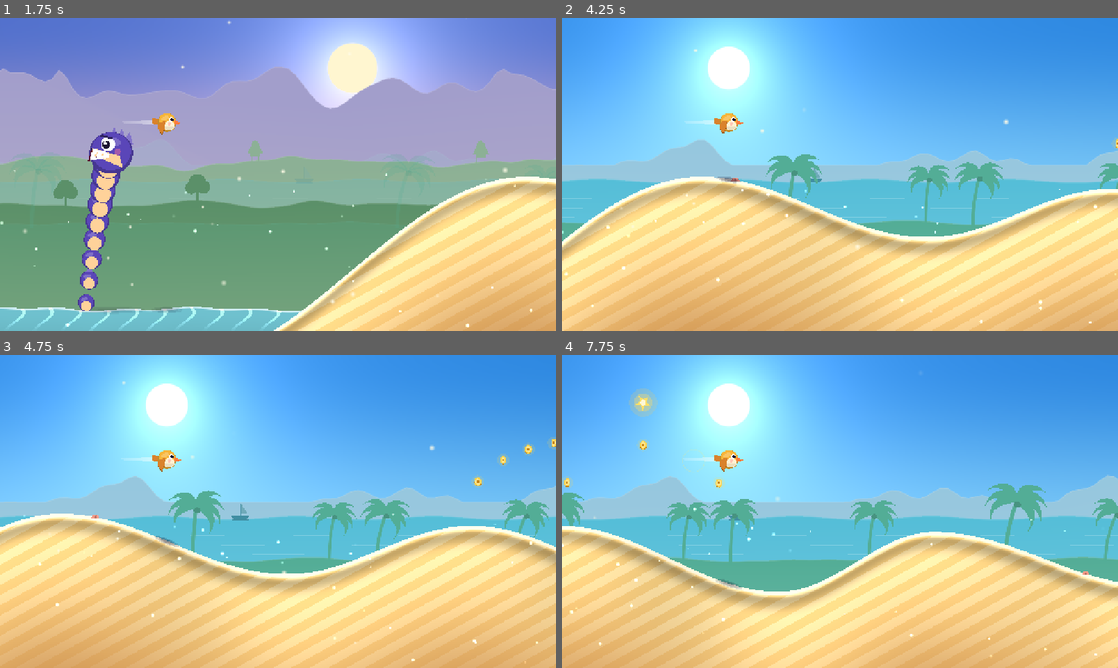
Above: before the commit, frames 1-4 (two rows, left to right).
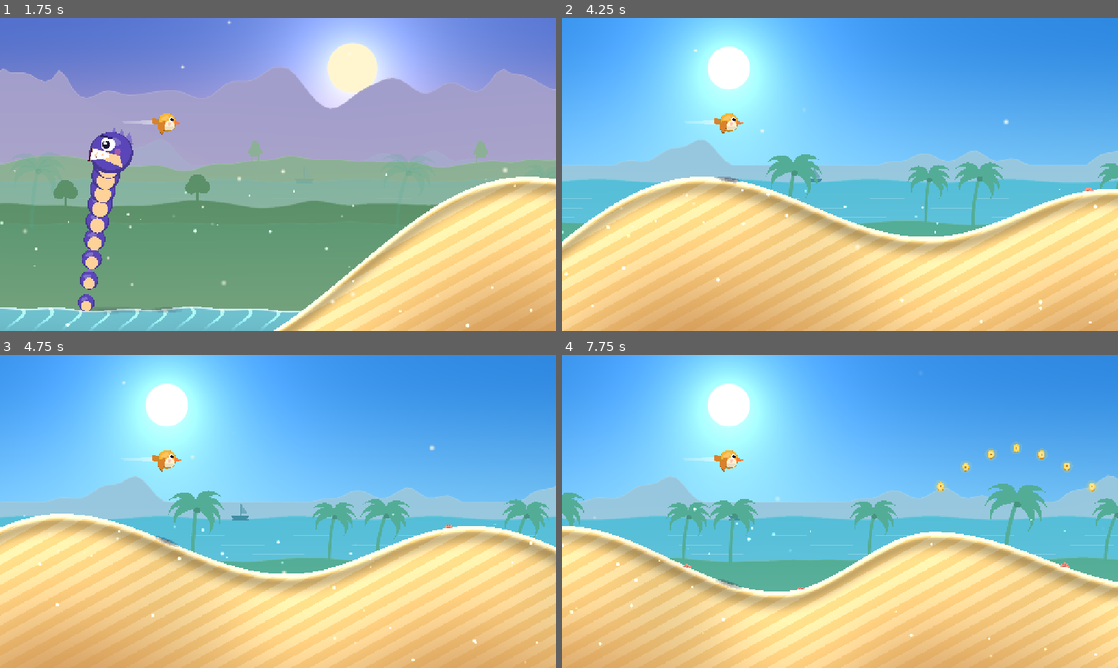
Above: after the commit, the same moments.

Repository: lutfidev/layang
Game: Godot game, scene res://tests/monster_shot.tscn
Same seed, same stepped clock (60 frames per second), same inputs: the game is played once before the commit and once after it. This scene is started directly instead of the project's main scene.
Inputs (mouse positions are in pixels of both pictures, inside the frame that each line leads up to):
- Up to frame 1 (1.75 s): move the mouse to (250, 237) at 0.52 s; hold Space (fly) 0.53-1.28 s; hold Up from 0.53 s (still down); click (250, 237) at 0.67 s; move the mouse to (444, 221) at 1.27 s; tap Space (fly) at 1.35 s
- Up to frame 2 (4.25 s): move the mouse to (673, 127) at 2.02 s; release Up at 2.03 s; hold Space (fly) 2.03-2.78 s; move the mouse to (867, 174) at 2.77 s; tap Space (fly) at 2.85 s; click (867, 174) at 2.92 s; move the mouse to (756, 96) at 3.52 s; hold Space (fly) from 3.53 s (still down)
- Up to frame 3 (4.75 s): move the mouse to (400, 495) at 4.27 s; release Space (fly) at 4.28 s; hold Up from 4.28 s (still down); tap Space (fly) at 4.35 s
- Up to frame 4 (7.75 s): keep holding Up; move the mouse to (728, 527) at 5.02 s; hold Space (fly) 5.03-5.78 s; click (728, 527) at 5.17 s; move the mouse to (895, 442) at 5.77 s; tap Space (fly) at 5.85, 7.35 s; move the mouse to (812, 574) at 6.52 s; hold Space (fly) 6.53-7.28 s; move the mouse to (1006, 558) at 7.27 s; click (1006, 558) at 7.42 s

Frame 1 is identical in both runs. In frame 2, less than 0.1% of the frame differs, in the area x 30-100%, y 38-56%; in frame 3, 0.3%; in frame 4, 1.1%, in the area x 0-97%, y 10-75%.

Commit message:
feat(world): bays in Pantai valleys, bay water is not sea

Diff:
--- a/scripts/world/terrain.gd
+++ b/scripts/world/terrain.gd
@@ -7,6 +7,17 @@
 const SEA_FLOOR := 470.0
 const WATER_Y := 300.0
 const SAMPLE := 14.0
+# Pantai bays: water-filled valleys with a launch lip before them (see Bird.LIP_KICK)
+const BAYS_PER_ISLAND := 3
+const BAY_VALLEY_Y := 60.0
+const LIP_Y := -60.0
+const LIP_RAMP := 480.0
+const BAY_FLOOR_Y := 380.0
+const BAY_HALF := 300.0
+const BANK_Y := 40.0
+const KICK_BEFORE := 40.0
+const KICK_AFTER := 10.0
+const NEXT_BAY_MARGIN := 70.0   # = Wave.WAVE_HALF
 
 var run_seed: int = 1
 var start_island: int = 0
@@ -18,6 +29,8 @@
 var boundaries := PackedFloat32Array()
 var island_finish := PackedFloat32Array()   # x of each island's gapura peak
 var props: Array = []                         # [{x, kind, island, s}]
+## Pantai bays, sorted by x: {lip_x, mid, water_x0, water_x1, bank_x, island}
+var bays: Array = []
 
 var coins: CoinField
 var _islands_generated := 0
@@ -74,8 +87,65 @@
 	return keys_y[i] + (keys_y[i + 1] - keys_y[i]) * (1.0 - cos(PI * t)) * 0.5
 
 
+## Any water: the sea between islands or a Pantai bay.
+func is_water_at(x: float) -> bool:
+	return height_at(x) > WATER_Y
+
+
+## The sea between islands (not a bay).
 func is_sea_at(x: float) -> bool:
-	return height_at(x) > WATER_Y
+	return is_water_at(x) and bay_at(x) < 0
+
+
+## Index of the bay whose water covers x, or -1.
+func bay_at(x: float) -> int:
+	for i in bays.size():
+		var b: Dictionary = bays[i]
+		if x >= b.water_x0 and x <= b.water_x1:
+			return i
+	return -1
+
+
+## The first bay the bird at x has not fully passed yet, or -1.
+func next_bay(x: float) -> int:
+	for i in bays.size():
+		if bays[i].water_x1 + NEXT_BAY_MARGIN > x:
+			return i
+	return -1
+
+
+## True on the launch zone at the top of a bay's lip.
+func kick_at(x: float) -> bool:
+	for b in bays:
+		if x >= b.lip_x - KICK_BEFORE and x <= b.lip_x + KICK_AFTER:
+			return true
+	return false
+
+
+## True on the far bank of a bay, where a landing never counts as a bonk.
+func soft_landing_at(x: float) -> bool:
+	for b in bays:
+		if x >= b.water_x1 and x <= b.bank_x:
+			return true
+	return false
+
+
+## Picks BAYS_PER_ISLAND hill indices in [2, hills-1], sorted, never two in a row.
+static func pick_bay_hills(hills: int, rng: RandomNumberGenerator) -> Array[int]:
+	var picked: Array[int] = []
+	while picked.size() != BAYS_PER_ISLAND:
+		picked.clear()
+		var pool: Array[int] = []
+		for h in range(2, hills):
+			pool.append(h)
+		while picked.size() < BAYS_PER_ISLAND and not pool.is_empty():
+			var h: int = pool[rng.randi_range(0, pool.size() - 1)]
+			picked.append(h)
+			pool.erase(h)
+			pool.erase(h - 1)
+			pool.erase(h + 1)
+	picked.sort()
+	return picked
 
 
 func slope_at(x: float) -> float:
@@ -143,10 +213,19 @@
 		var lx := keys_x[keys_x.size() - 1]
 		_add_key(Vector2(lx + 1100.0, -110.0 * amp), k)
 
+	var bay_hills: Array[int] = []
+	if biome.id == "pantai":
+		var bay_rng := RandomNumberGenerator.new()
+		bay_rng.seed = run_seed * 6151 + k * 92821
+		bay_hills = pick_bay_hills(hills, bay_rng)
+
 	var hill_start_key := keys_x.size() - 1
 	for h in hills:
 		var lx := keys_x[keys_x.size() - 1]
 		var vx := lx + rng.randf_range(440.0, 720.0) * wid
+		if h in bay_hills:
+			_add_bay(vx, k, biome)
+			continue
 		var vy := rng.randf_range(60.0, 150.0) * amp
 		_add_key(Vector2(vx, vy), k)
 		var px := vx + rng.randf_range(420.0, 700.0) * wid
@@ -173,6 +252,24 @@
 
 	_place_items(k, hill_start_key, keys_x.size() - 3, rng, biome)
 	_islands_generated += 1
+
+
+func _add_bay(valley_x: float, k: int, biome: Dictionary) -> void:
+	var lip_x := valley_x + LIP_RAMP
+	var floor_x := lip_x + BAY_HALF
+	var bank_x := floor_x + BAY_HALF
+	_add_key(Vector2(valley_x, BAY_VALLEY_Y), k)
+	_add_key(Vector2(lip_x, LIP_Y), k)
+	_add_key(Vector2(floor_x, BAY_FLOOR_Y), k)
+	_add_key(Vector2(bank_x, BANK_Y), k)
+	var x0 := lip_x
+	while height_at(x0) <= WATER_Y:
+		x0 += 2.0
+	var x1 := floor_x
+	while height_at(x1) > WATER_Y:
+		x1 += 2.0
+	bays.append({"lip_x": lip_x, "mid": floor_x, "water_x0": x0, "water_x1": x1 - 2.0, "bank_x": bank_x, "island": k})
+	_build_water(lip_x, bank_x, biome)
 
 
 func _place_items(k: int, first_key: int, last_key: int, rng: RandomNumberGenerator, biome: Dictionary) -> void:
@@ -188,6 +285,8 @@
 			for j in 6:
 				var t := 0.22 + j * 0.1
 				var x := lerpf(x0, x1, t)
+				if is_water_at(x):
+					continue
 				coins.add_item(Vector2(x, height_at(x) - 38.0), CoinField.COIN)
 		elif (not downhill) and roll < 0.3:
 			var cx := x1 + 260.0
@@ -203,6 +302,8 @@
 		for j in n:
 			if rng.randf() < 0.55:
 				var px := lerpf(x0, x1, rng.randf_range(0.1, 0.9))
+				if is_water_at(px):
+					continue
 				props.append({"x": px, "kind": prop_kind, "island": k, "s": rng.randf_range(0.8, 1.3)})
 		i += 1
 
--- /dev/null
+++ b/tests/test_bays.gd
@@ -0,0 +1,88 @@
+extends RefCounted
+## Pantai bays (water-filled valleys), the launch lip before them and the beach wave.
+
+var runner: Node
+const DT := 1.0 / 120.0
+const SEEDS := [4242, 7, 99]
+
+
+func _world(seed_value: int, first_island: int = 1, hazards: bool = true) -> World:
+	var w := World.new()
+	w.autoplay = false
+	w.running = true
+	w.input_enabled = false
+	w.run_seed = seed_value
+	w.start_island = first_island
+	w.hazards = hazards
+	runner.add_child(w)
+	return w
+
+
+func _free(w: World) -> void:
+	runner.remove_child(w)
+	w.free()
+
+
+func test_pick_bay_hills_rule() -> String:
+	for s in range(1, 201):
+		for hills in range(9, 16):
+			var rng := RandomNumberGenerator.new()
+			rng.seed = s
+			var b: Array[int] = Terrain.pick_bay_hills(hills, rng)
+			if b.size() != Terrain.BAYS_PER_ISLAND:
+				return "seed %d hills %d: size %d" % [s, hills, b.size()]
+			for i in b.size():
+				if b[i] < 2 or b[i] > hills - 1:
+					return "seed %d hills %d: out of range %s" % [s, hills, b]
+				if i > 0 and b[i] - b[i - 1] < 2:
+					return "seed %d hills %d: not sorted/consecutive %s" % [s, hills, b]
+	return ""
+
+
+func test_bays_only_on_pantai() -> String:
+	var w := _world(4242, 0)
+	var bays: Array = w.terrain.bays
+	if bays.size() != Terrain.BAYS_PER_ISLAND:
+		return "start 0: %d bays" % bays.size()
+	for b in bays:
+		if int(b.island) != 1:
+			return "start 0: bay on island %d" % int(b.island)
+	_free(w)
+	w = _world(4242, 1)
+	for b in w.terrain.bays:
+		if int(b.island) != 0:
+			return "start 1: bay on island %d" % int(b.island)
+	return "" if w.terrain.bays.size() == Terrain.BAYS_PER_ISLAND else "start 1: %d bays" % w.terrain.bays.size()
+
+
+func test_bay_water_is_not_sea() -> String:
+	for s in SEEDS:
+		var w := _world(s)
+		var t := w.terrain
+		if t.boundaries.size() != 2:
+			return "seed %d: boundaries %d" % [s, t.boundaries.size()]
+		for i in t.bays.size():
+			var b: Dictionary = t.bays[i]
+			if not t.is_water_at(b.mid) or t.is_sea_at(b.mid) or t.bay_at(b.mid) != i:
+				return "seed %d bay %d: mid water=%s sea=%s bay_at=%d" % [s, i, t.is_water_at(b.mid), t.is_sea_at(b.mid), t.bay_at(b.mid)]
+			if absf(t.height_at(b.lip_x) - Terrain.LIP_Y) > 0.01:
+				return "seed %d bay %d: lip height %f" % [s, i, t.height_at(b.lip_x)]
+			if t.is_water_at(b.water_x0 - 10.0) or t.is_water_at(b.water_x1 + 10.0):
+				return "seed %d bay %d: water range too small" % [s, i]
+		_free(w)
+	return ""
+
+
+func test_no_ground_coins_or_props_in_bay() -> String:
+	for s in SEEDS:
+		var w := _world(s)
+		for b in w.terrain.bays:
+			for it in w.coins.items:
+				var p: Vector2 = it[0]
+				if p.x >= b.water_x0 and p.x <= b.water_x1 and p.y > Terrain.WATER_Y - 60.0:
+					return "seed %d: coin in bay at %s" % [s, p]
+			for pr in w.terrain.props:
+				if float(pr.x) >= b.water_x0 and float(pr.x) <= b.water_x1:
+					return "seed %d: prop %s in bay" % [s, pr.kind]
+		_free(w)
+	return ""
